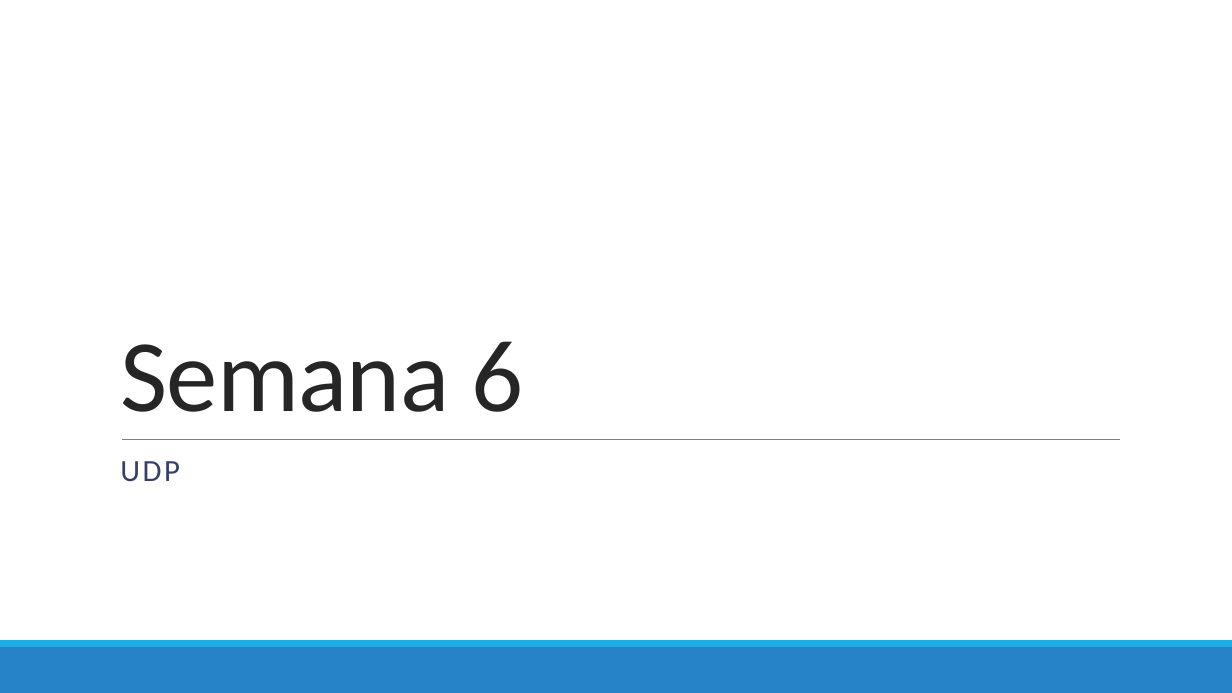
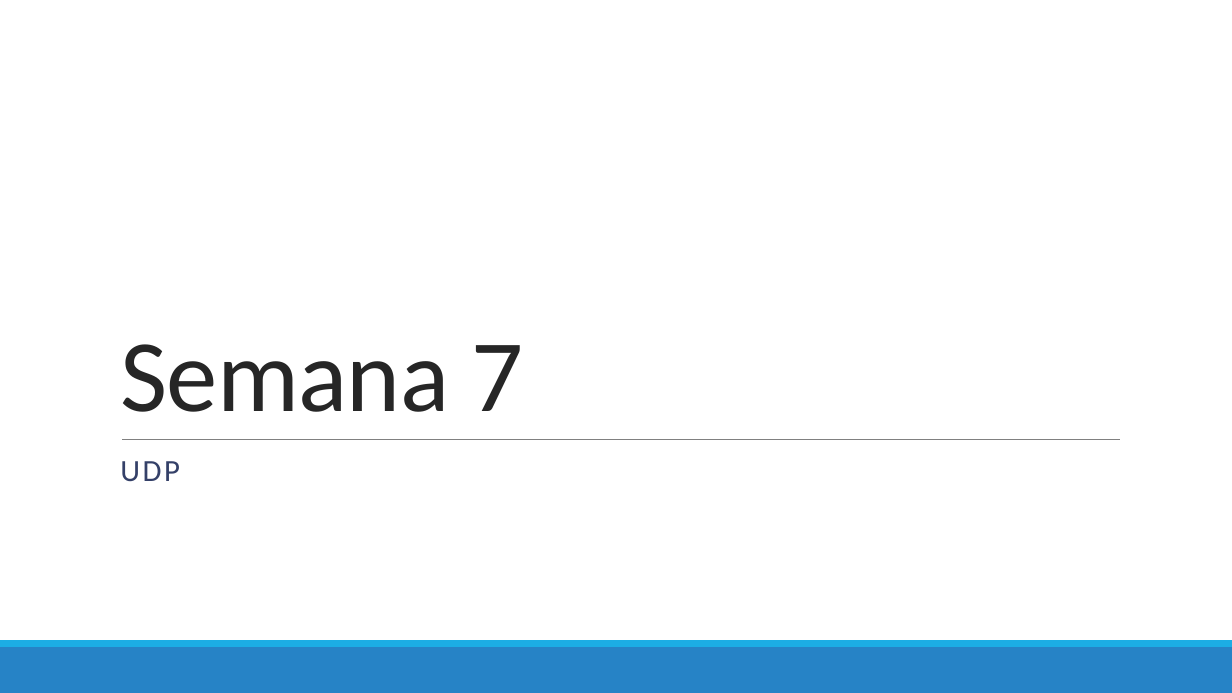
Before and after one commit to Domiciano/ProgramacionEnRed191, a slide deck: slide 1 of Semana 7/Presentación.pptx. Drawn at 1232x693 pixels with LibreOffice and Linux fonts; fonts in the diff are those of the drawing. Boxes give left, top, right and bottom in pixels: in the first picture for what was removed or moved away, otherwise in the second. Text is boxed around its words. In the diff, an @@ line names an element or a change of style, - is before the commit and + after.

Commit message:
Semana 7 - UDP

```diff
--- a/Semana 7/Presentación.pptx
+++ b/Semana 7/Presentación.pptx
@@ title at (120,344,523,412): text changed @@
-Semana 6
+Semana 7
```
Also in this commit, not shown: 1 other slide changed, 7 other files.
